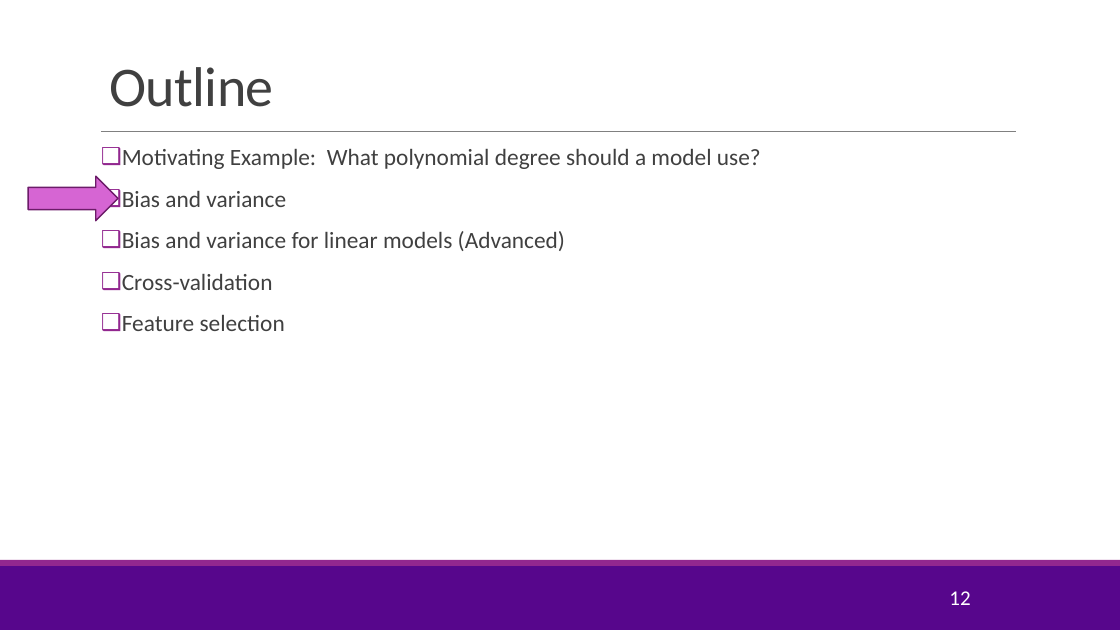
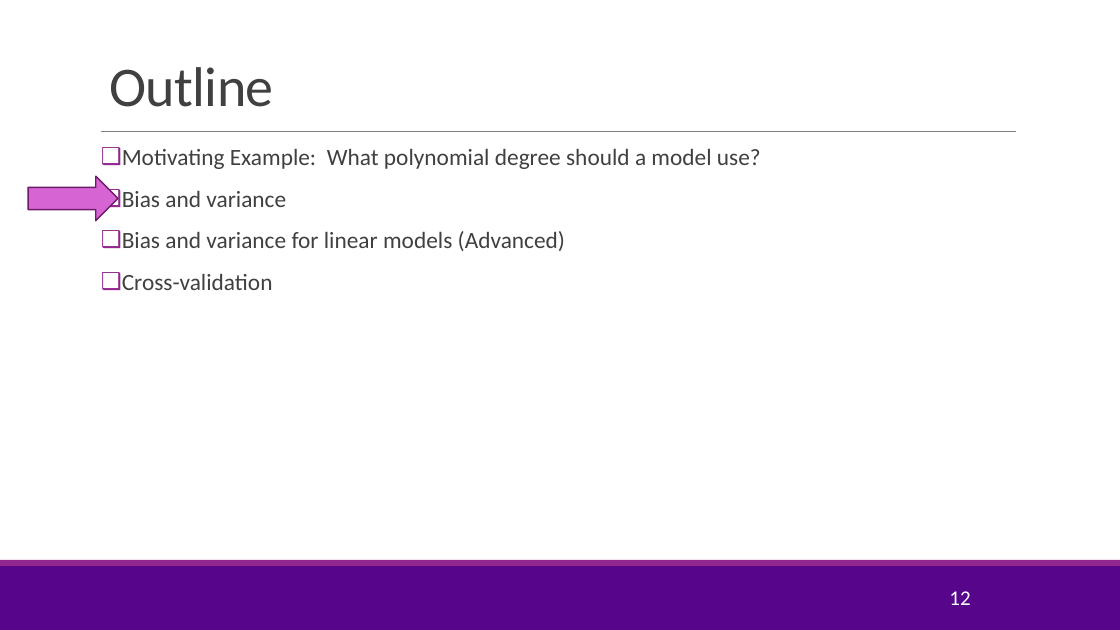
Before and after one commit to sdrangan/introml, a slide deck: slide 12 of lectures/Lect04_ModelSelection.pptx. Drawn at 1120x630 pixels with LibreOffice and Linux fonts; fonts in the diff are those of the drawing; background and template pictures are left out. Boxes give left, top, right and bottom in pixels: in the first picture for what was removed or moved away, otherwise in the second. Text is boxed around its words. In the diff, an @@ line names an element or a change of style, - is before the commit and + after.

```diff
--- a/lectures/Lect04_ModelSelection.pptx
+++ b/lectures/Lect04_ModelSelection.pptx
@@ text at [122, 315, 285, 331]: paragraph removed @@
-❑ Feature selection
```
Also in this commit, not shown: 9 other slides changed, 8 slides added, 7 slides removed, 12 other files.
